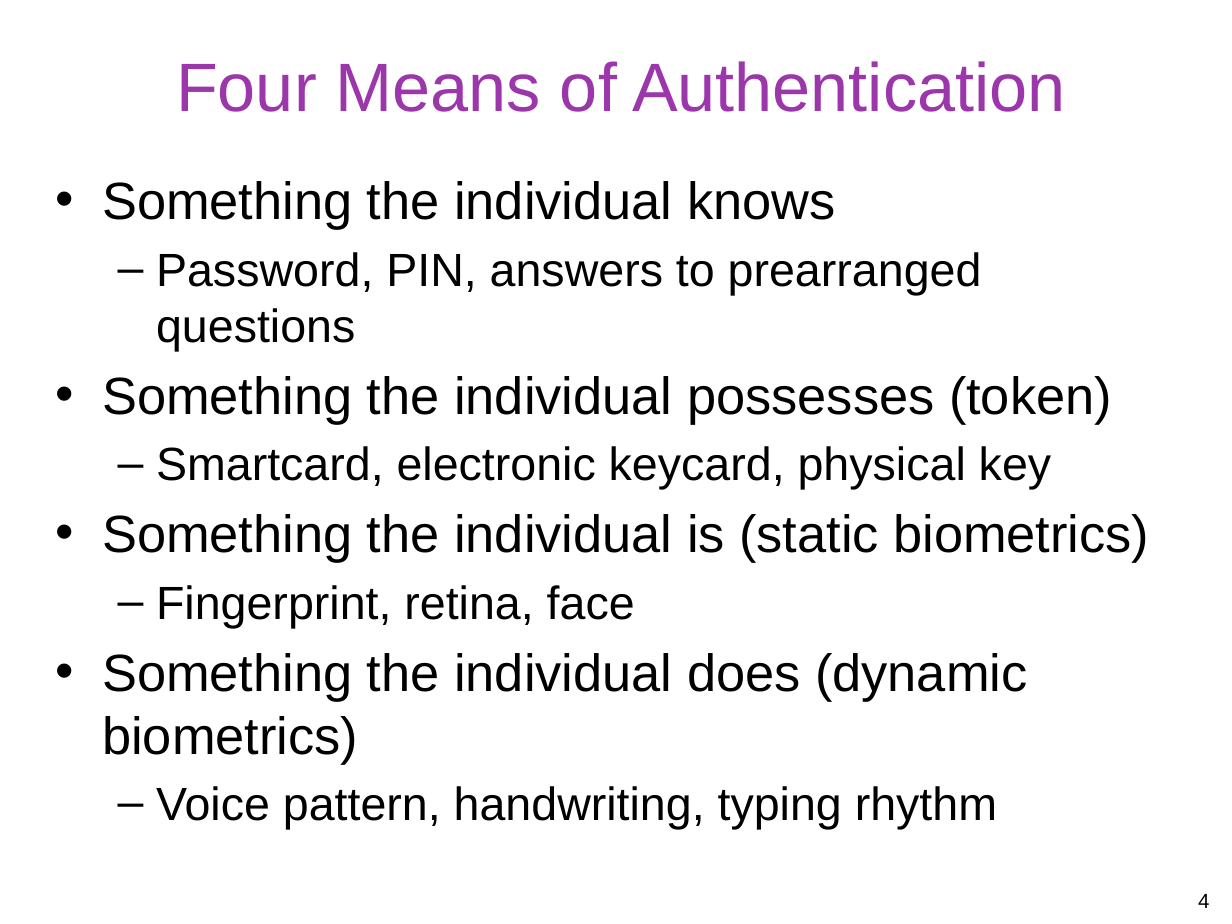
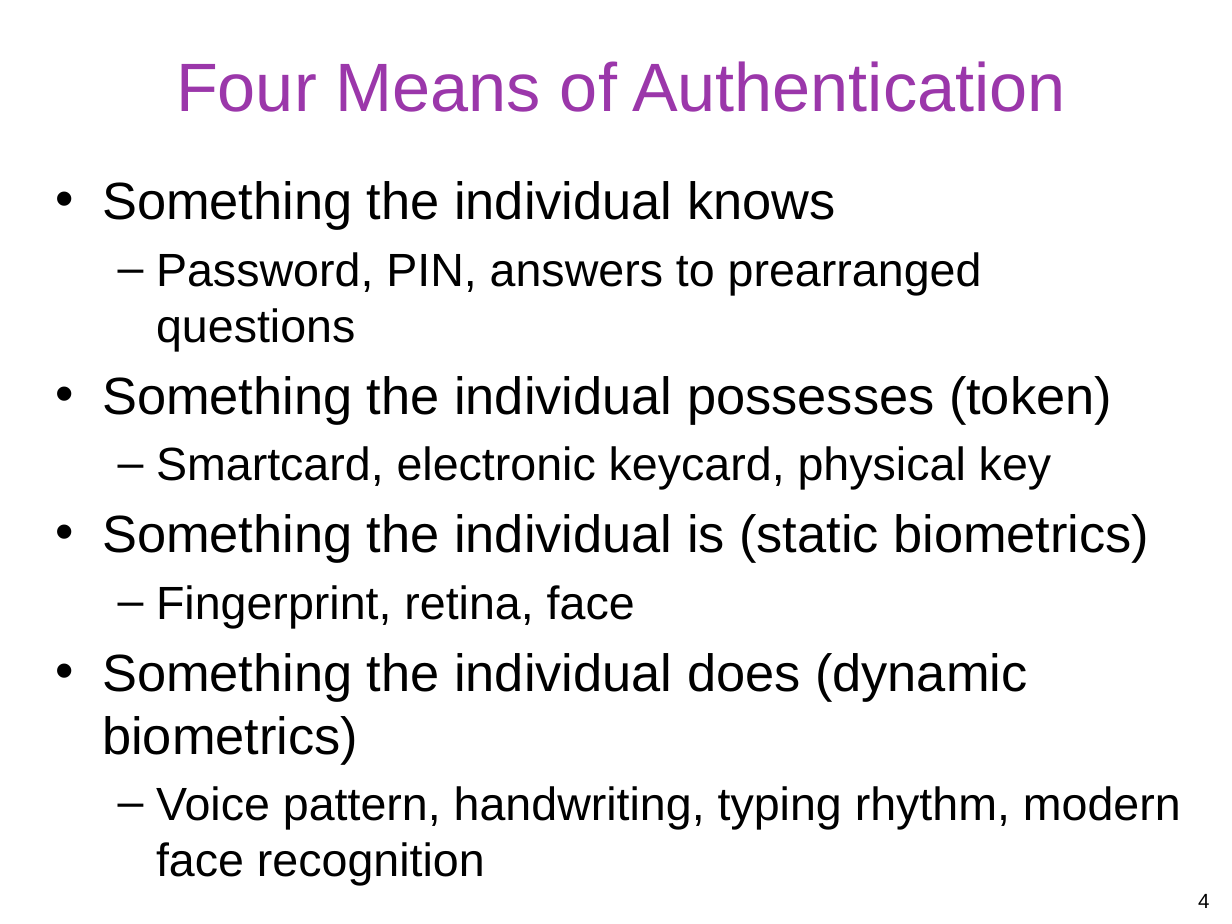
Before and after one commit to gulaoshi/gu.github.io, a slide deck: slide 4 of InfoSec/PPTs/L3-CH03-User Authentication.pptx. Drawn at 1232x924 pixels with LibreOffice and Linux fonts; fonts in the diff are those of the drawing. Boxes give left, top, right and bottom in pixels: in the first picture for what was removed or moved away, otherwise in the second. Text is boxed around its words. In the diff, an @@ line names an element or a change of style, - is before the commit and + after.

```diff
--- a/InfoSec/PPTs/L3-CH03-User Authentication.pptx
+++ b/InfoSec/PPTs/L3-CH03-User Authentication.pptx
@@ text at (x1=156, y1=786, x2=1181, y2=885): text changed @@
-  – Voice pattern, handwriting, typing rhythm
+  – Voice pattern, handwriting, typing rhythm, modern face recognition
```
Also in this commit, not shown: 9 other slides changed, 1 slide removed, 2 other files.
